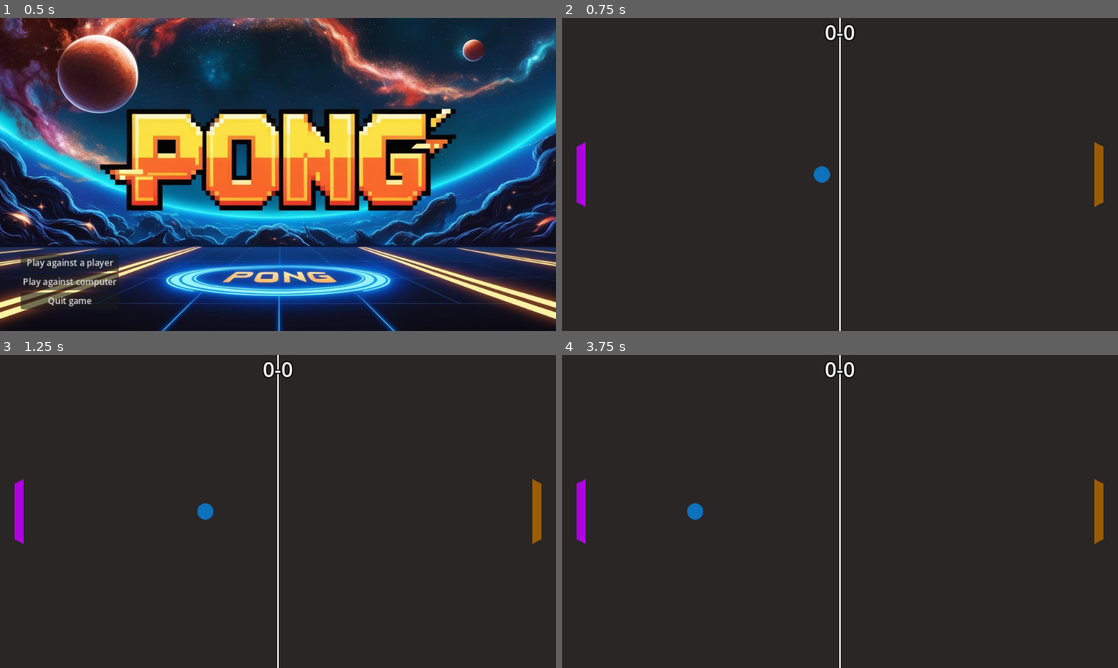
Above: before the commit, frames 1-4 (two rows, left to right).
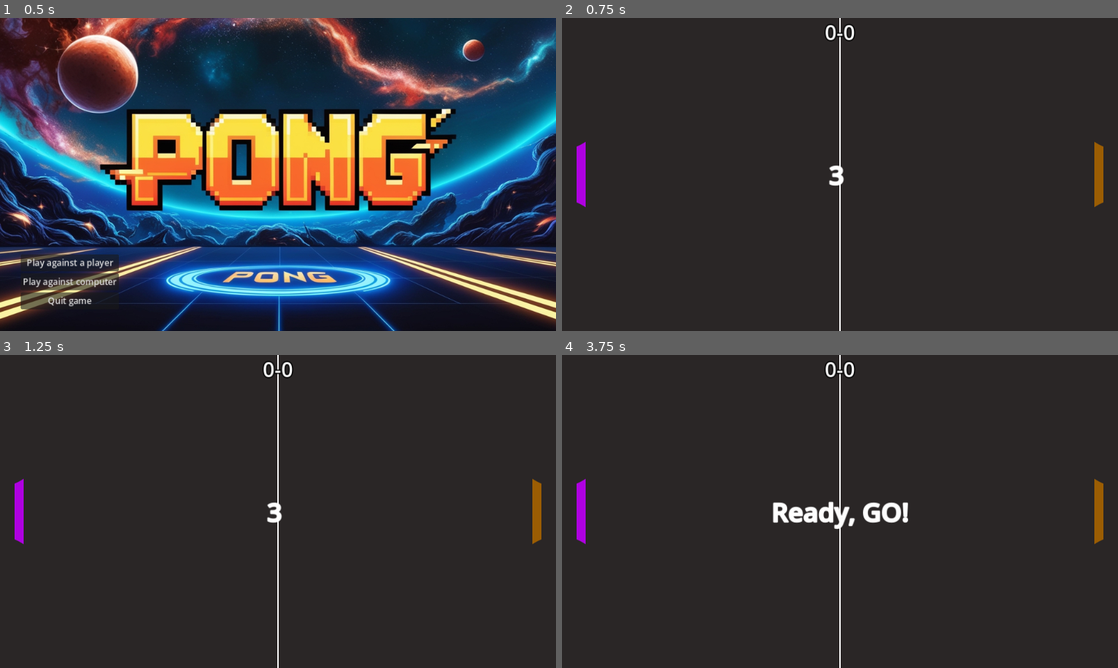
Above: after the commit, the same moments.

Repository: AxelAlex99x/Pong_Godot
Game: Godot game, scene res://scenes/game_menu.tscn
Two runs of this game, one before a commit and one after it. Both use one fixed random seed, a clock stepped at 60 frames per second and the inputs below.
Inputs:
- Up to frame 1 (0.5 s): no input
- Up to frame 2 (0.75 s): click "Play against a player" at 0.5 s
- Up to frame 3 (1.25 s): no input
- Up to frame 4 (3.75 s): no input

Frame 1 is identical in both runs. In frame 2, 0.2% of the frame differs, in the area x 45-51%, y 47-54%; in frame 3, 0.2%; in frame 4, 1.1%, in the area x 22-63%, y 46-56%.

Commit message:
Game start label

Diff:
--- a/scenes/game.tscn
+++ b/scenes/game.tscn
@@ -14,6 +14,10 @@
 
 [sub_resource type="RectangleShape2D" id="RectangleShape2D_7iiul"]
 size = Vector2(576, 20)
+
+[sub_resource type="LabelSettings" id="LabelSettings_4p476"]
+font_size = 48
+outline_size = 6
 
 [node name="Game" type="Node2D"]
 script = ExtResource("1_rnv6o")
@@ -85,9 +89,30 @@
 wait_time = 1.5
 one_shot = true
 
+[node name="CountdownContainer" type="Node" parent="."]
+process_mode = 3
+
+[node name="Countdown" type="Timer" parent="CountdownContainer"]
+
+[node name="CountdownLabel" type="Label" parent="CountdownContainer"]
+anchors_preset = 8
+anchor_left = 0.5
+anchor_top = 0.5
+anchor_right = 0.5
+anchor_bottom = 0.5
+offset_left = -20.0
+offset_top = -11.5
+offset_right = 20.0
+offset_bottom = 11.5
+grow_horizontal = 2
+grow_vertical = 2
+text = "Lala"
+label_settings = SubResource("LabelSettings_4p476")
+
 [connection signal="ball_out" from="WallContainer/LeftWall" to="." method="_on_ball_out"]
 [connection signal="ball_out" from="WallContainer/RightWall" to="." method="_on_ball_out"]
 [connection signal="timeout" from="ResetTimer" to="." method="reset_ball"]
+[connection signal="timeout" from="CountdownContainer/Countdown" to="." method="_on_countdown_timeout"]
 
 [editable path="PaddleContainer/Paddle2"]
 [editable path="WallContainer/LeftWall"]
--- a/scripts/game.gd
+++ b/scripts/game.gd
@@ -7,13 +7,19 @@
 @onready var ballSpawnLocation = $BallContainer/BallSpawnLocation
 @onready var reset_timer = $ResetTimer
 @onready var score_label = $Graphics/Score
+@onready var l_paddle = $PaddleContainer/Paddle
 @onready var r_paddle = $PaddleContainer/Paddle2
+@onready var countdown = $CountdownContainer/Countdown
+@onready var countdown_label = $CountdownContainer/CountdownLabel
+
 
 const win_number = 6
 var score = Vector2(0,0)
+var countdown_sec = 3
+var game_active = false
 
 func _ready():
-	reset_ball()
+	start_countdown()
 	print(Global.playing_AI)
 	if Global.playing_AI:
 		r_paddle.is_AI = true
@@ -41,3 +47,30 @@
 
 func game_over():
 	get_tree().reload_current_scene()
+
+func start_countdown():
+	game_active = false
+	freeze_game()
+	countdown_label.text = str(countdown_sec)
+	countdown_label.show()
+
+	countdown.start()
+
+
+func _on_countdown_timeout():
+	countdown_sec -= 1
+	if(countdown_sec > 0):
+		countdown_label.text = str(countdown_sec)
+	elif countdown_sec == 0:
+		countdown_label.text = "Ready, GO!"
+	else:
+		countdown_label.hide()
+		countdown.stop()
+		unfreeze_game()
+		reset_ball()
+		game_active = true
+
+func freeze_game():
+	get_tree().paused = true
+func unfreeze_game():
+	get_tree().paused = false
--- a/scripts/paddle.gd
+++ b/scripts/paddle.gd
@@ -37,7 +37,7 @@
 	global_position.y = clamp(global_position.y,margin,576-margin)
 
 func ai_move(delta):
-	var ball = get_node("/root/Game/BallContainer/Ball")
+	var ball = get_node_or_null("/root/Game/BallContainer/Ball")
 	if ball != null:
 		print("AI Playing")
 		global_position.y = move_toward(global_position.y, ball.global_position.y, ai_speed * delta)
Not shown: 1 places in scenes/game.tscn that only renumber resources
